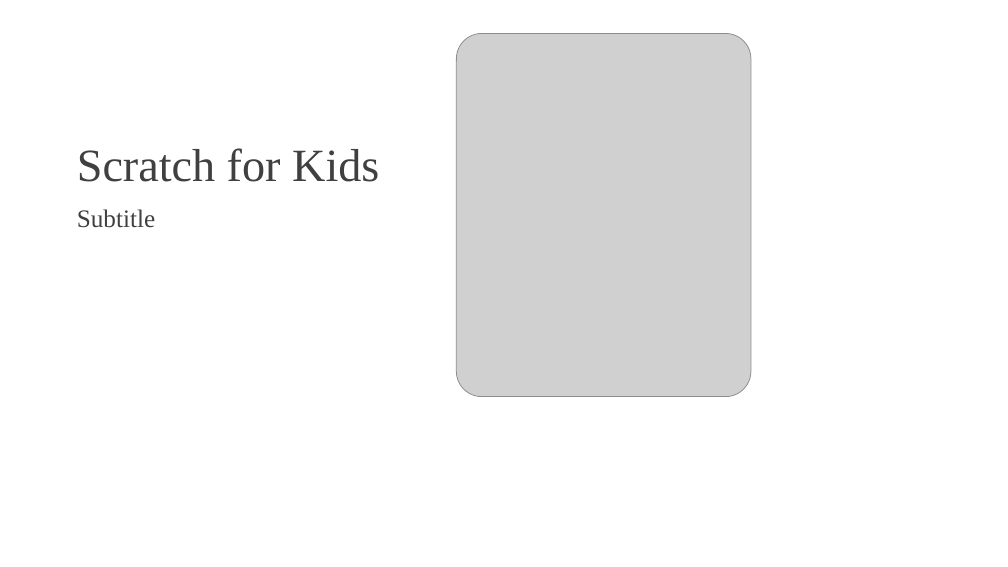
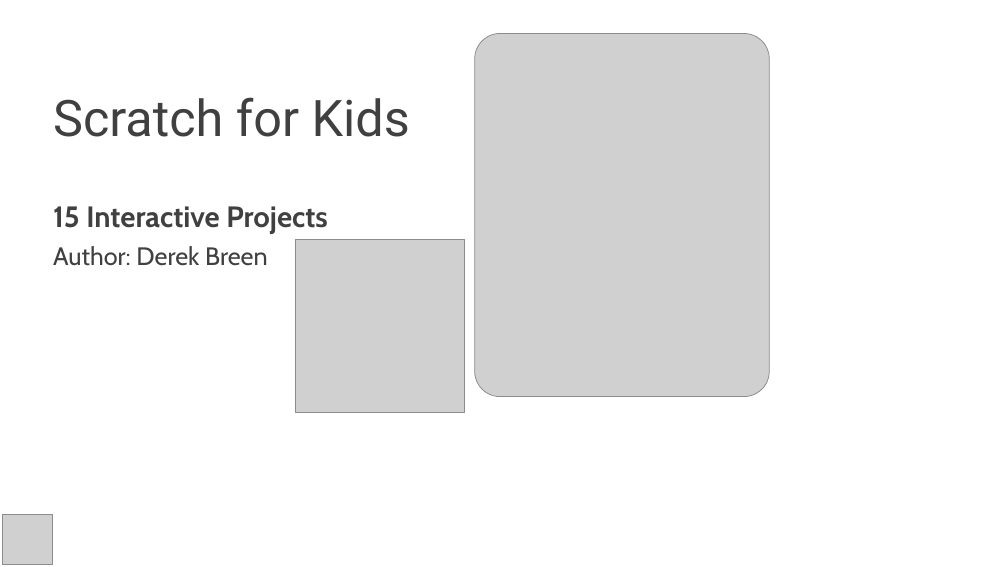
Before and after one commit to yasenstar/learn_scratch, a slide deck: slide 1 of scratch4kids/Scratch4Kids.pptx. Drawn at 1008x567 pixels with LibreOffice and Linux fonts; fonts in the diff are those of the drawing; grey boxes stand for pictures; background and template pictures are left out. Boxes give left, top, right and bottom in pixels: in the first picture for what was removed or moved away, otherwise in the second. Text is boxed around its words. In the diff, an @@ line names an element or a change of style, - is before the commit and + after.

```diff
--- a/scratch4kids/Scratch4Kids.pptx
+++ b/scratch4kids/Scratch4Kids.pptx
@@ title "Scratch for Kids": place and size @@
-title "Scratch for Kids" at (77,148,379,182)
+title "Scratch for Kids" at (53,97,410,137)
@@ title "Scratch for Kids" at (53,97,410,137): size 44 to 48 pt, font Times New Roman to Roboto; vertical alignment bottom to middle @@
@@ picture: place and size @@
-picture at (457,33,752,396)
+picture at (475,33,770,396)
@@ subtitle at (53,206,327,266): text changed; size 24 to 28 pt; font Times New Roman to Cabin; bold on @@
-Subtitle
+15 Interactive Projects
+Author: Derek Breen
@@ picture added at (296,240,465,412) @@
@@ picture added at (3,515,53,565) @@
```
Also in this commit, not shown: 3 slides added, 2 other files.
